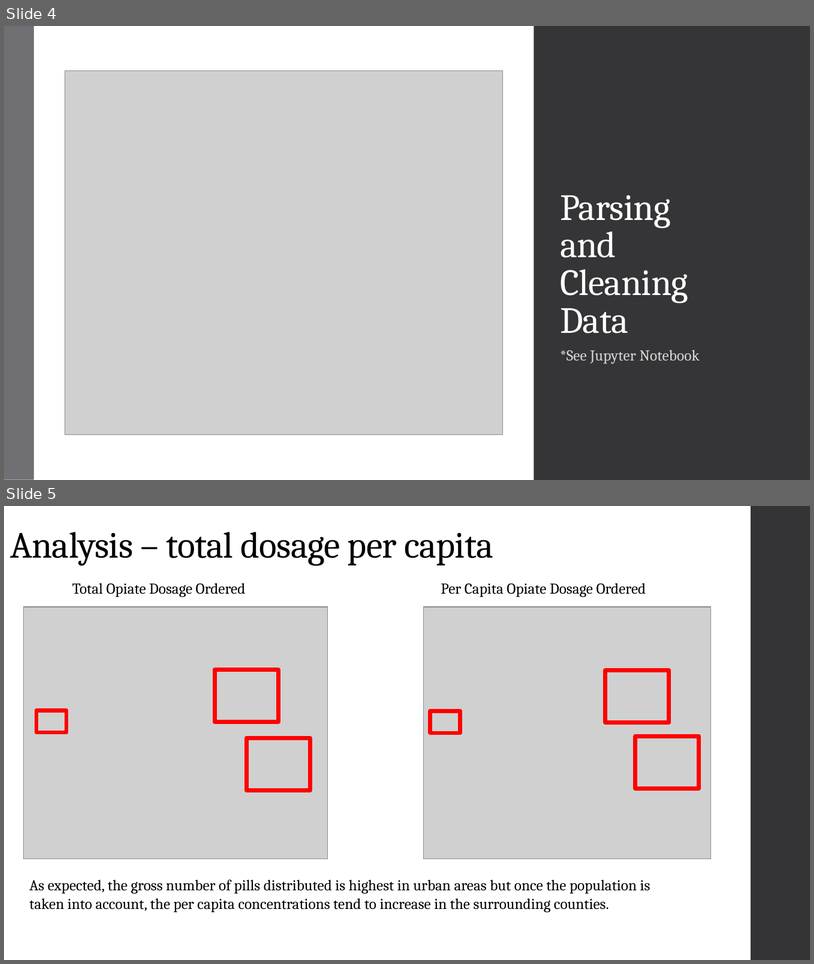
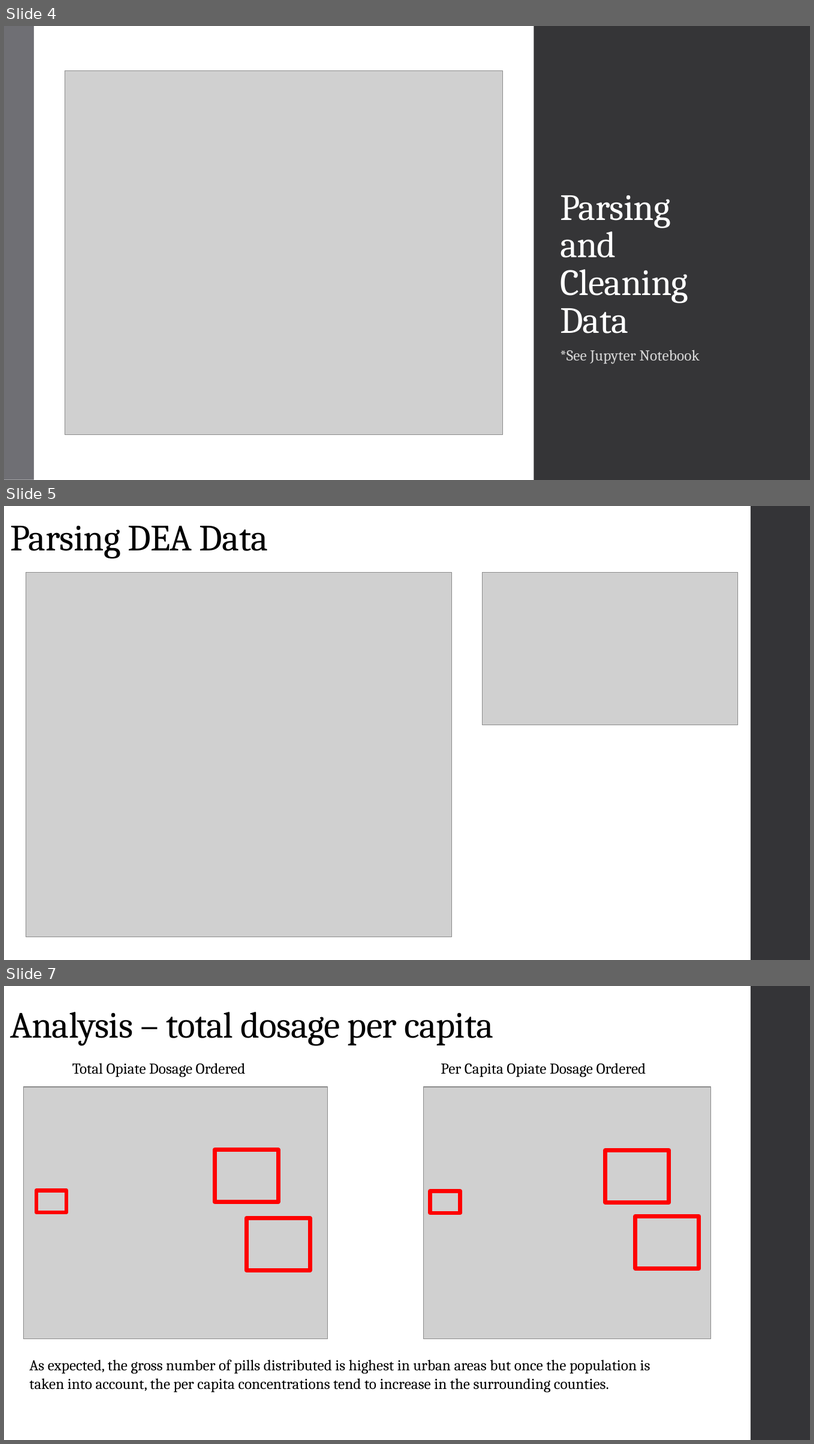
Before and after one commit to wtcarnes/Project-7-, a slide deck: Digging into the DEA.pptx. Shown one above the other, each under a label of ours: slides 4 and 5 before the commit, slides 4, 5 and 7 after it; the slides between them are not shown. The pictures are 814x964 and 814x1444 pixels, drawn with LibreOffice and Linux fonts; fonts in the diff are those of the drawing; grey boxes stand for pictures. Boxes give left, top, right and bottom in pixels: in the first picture for what was removed or moved away, otherwise in the second. Text is boxed around its words. In the diff, an @@ line names an element or a change of style, - is before the commit and + after.

```diff
--- a/Digging into the DEA.pptx
+++ b/Digging into the DEA.pptx
@@ slide 5 added at [4,506,810,960], background #FFFFFF; not listed: 1 template element that a slide beside it also shows @@
@@ title added at [10,526,268,559], 44 pt, text #000000 @@
+Parsing DEA Data
@@ picture added at [26,573,452,937] @@
@@ picture added at [483,573,738,725] @@
@@ what was slide 5 is now slide 7 @@
```
Also in this commit, not shown: 4 slides changed, 1 other slide added.
